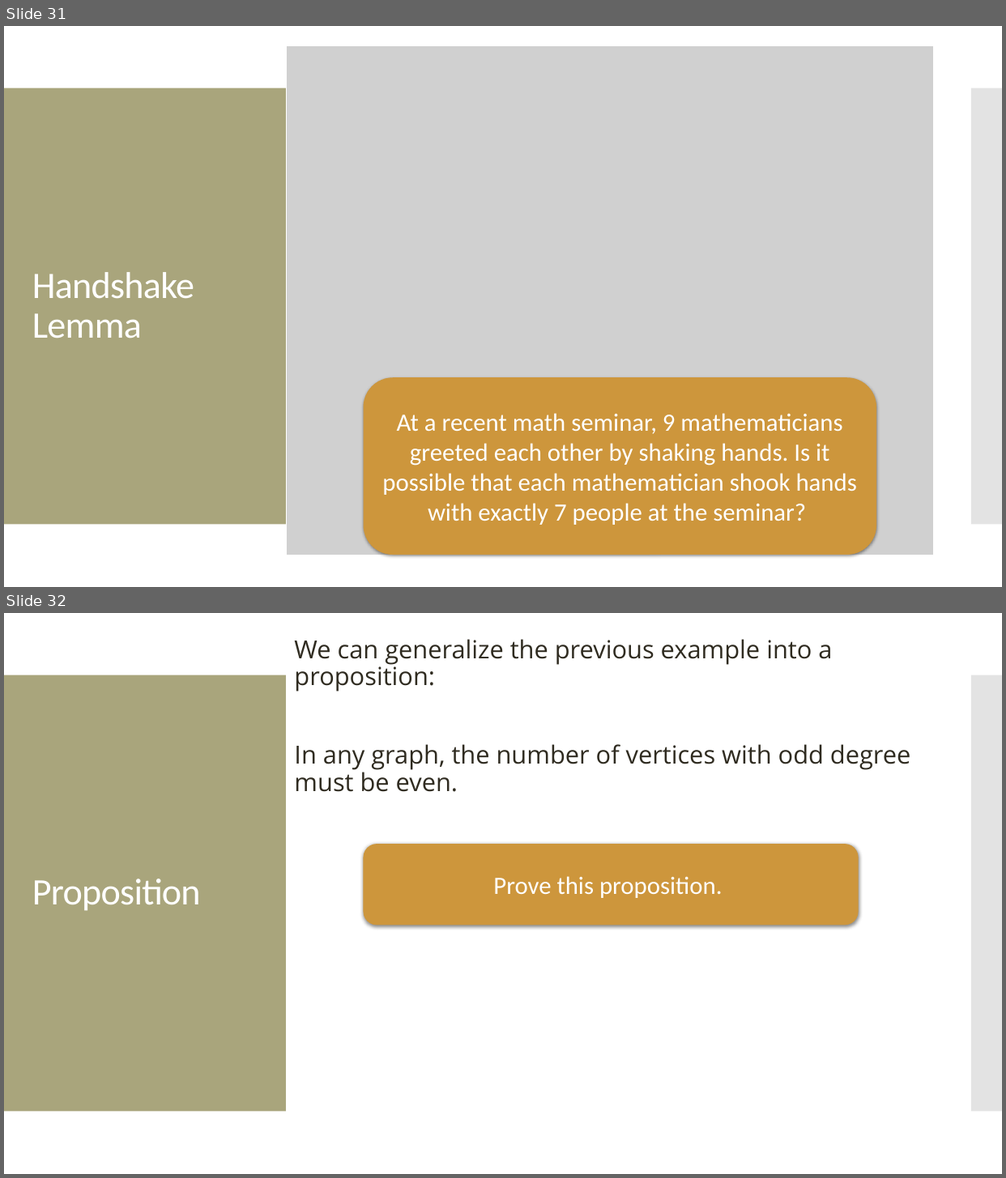
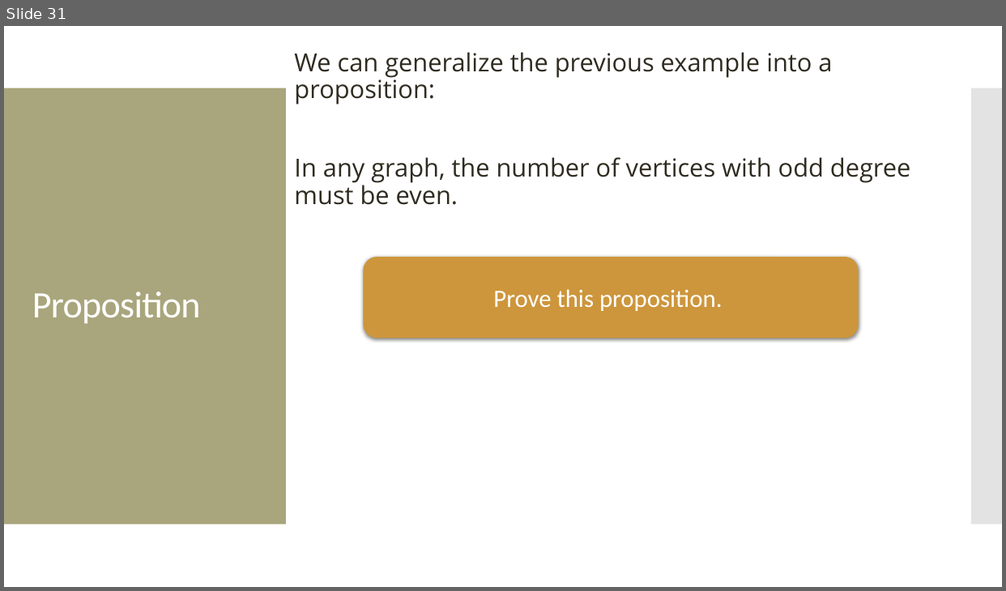
Before and after one commit to amosca01/MATH220-S24, a slide deck: slides/13-graphs-definitions.pptx. Shown one above the other, each under a label of ours: slides 31 and 32 before the commit, slide 31 after it. The pictures are 1006x1178 and 1006x591 pixels, drawn with LibreOffice and Linux fonts; fonts in the diff are those of the drawing; grey boxes stand for pictures. Boxes give left, top, right and bottom in pixels: in the first picture for what was removed or moved away, otherwise in the second. Text is boxed around its words. In the diff, an @@ line names an element or a change of style, - is before the commit and + after.

```diff
--- a/slides/13-graphs-definitions.pptx
+++ b/slides/13-graphs-definitions.pptx
@@ slide 31 removed at box(4, 26, 1002, 587), background #FFFFFF; not listed: 2 template elements that a slide beside it also shows @@
@@ picture removed at box(287, 46, 933, 555) @@
@@ title removed at box(32, 272, 194, 339) @@
-Handshake Lemma
@@ rounded rectangle removed at box(364, 378, 877, 555) @@
-At a recent math seminar, 9 mathematicians greeted each other by shaking hands. Is it possible that each mathematician shook hands with exactly 7 people at the seminar?
@@ what was slide 32 is now slide 31 @@
```
Also in this commit, not shown: 2 slides changed, 8 other files.
